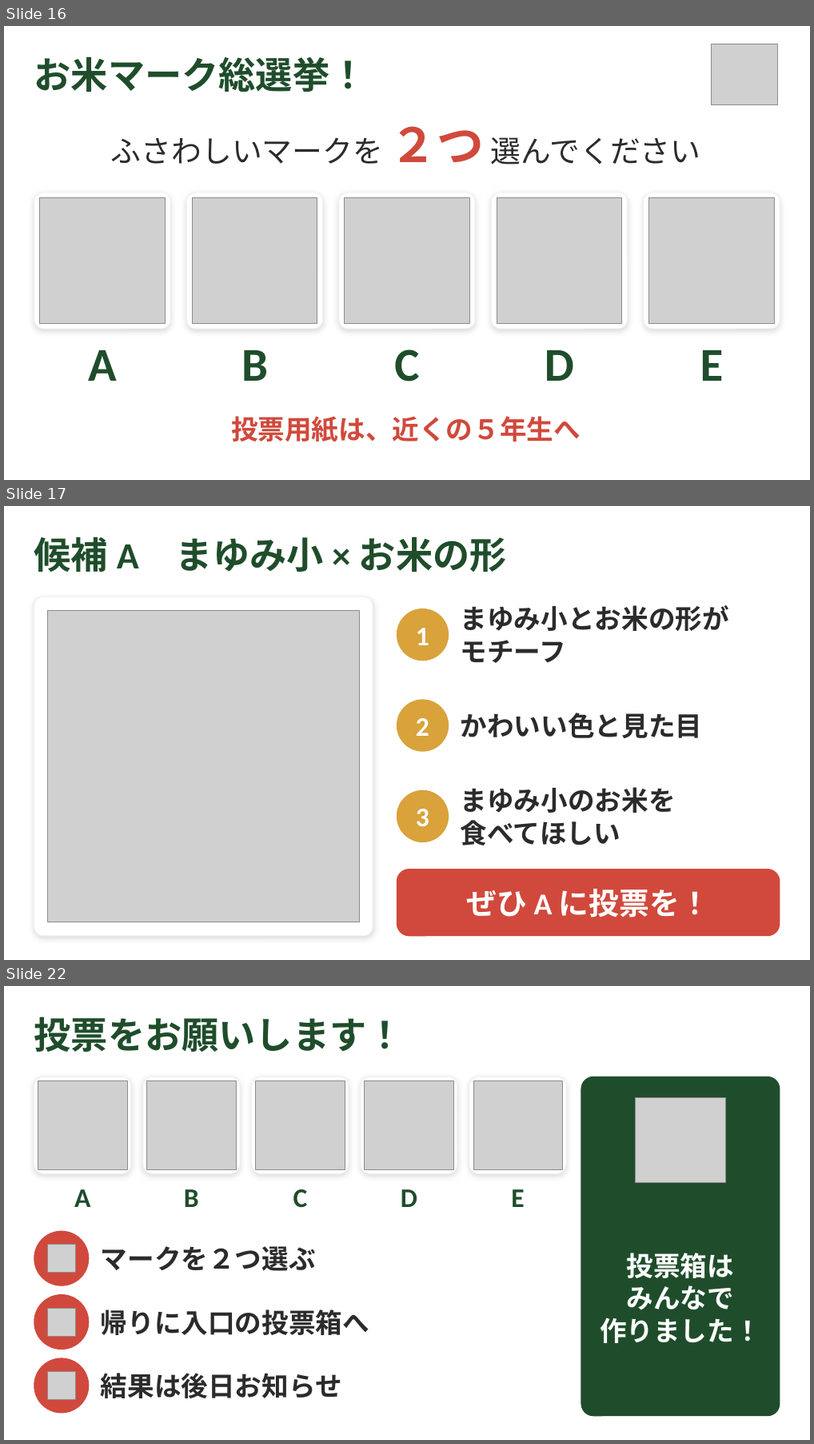
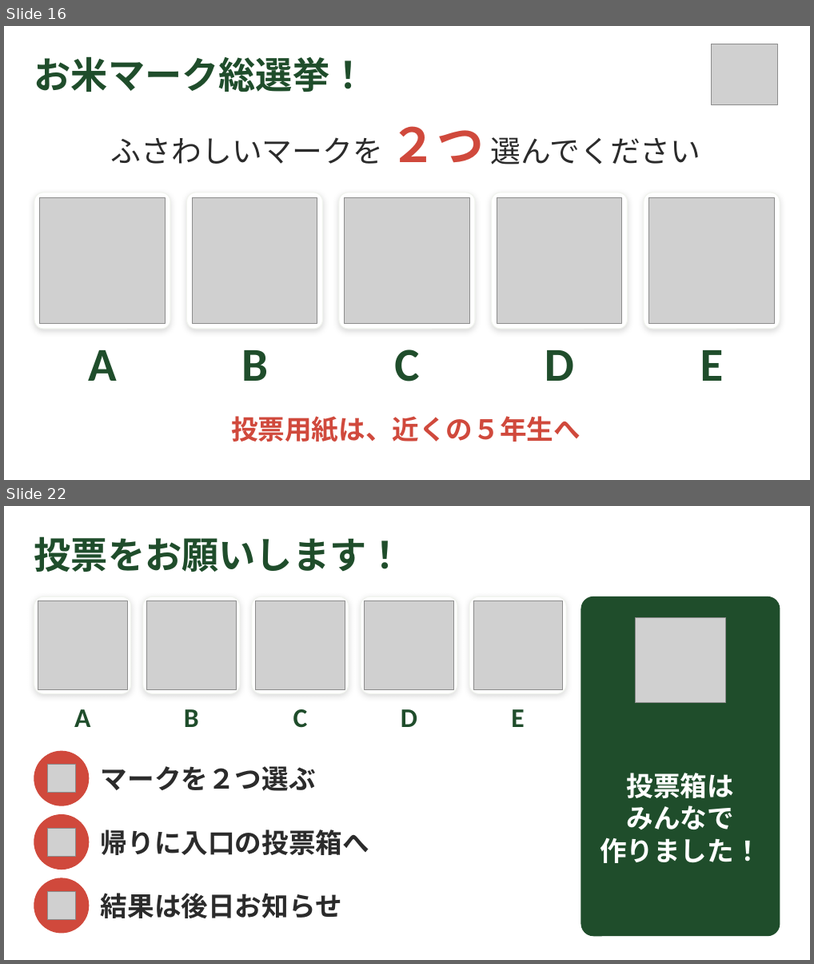
Before and after one commit to liberabitjp-hue/-, a slide deck: slides/お米アピール大作戦_発表スライド.pptx. Shown one above the other, each under a label of ours: slides 16, 17 and 22 before the commit, slides 16 and 22 after it; the slides between them are not shown. The pictures are 814x1444 and 814x964 pixels, drawn with LibreOffice and Linux fonts; fonts in the diff are those of the drawing; grey boxes stand for pictures. Boxes give left, top, right and bottom in pixels: in the first picture for what was removed or moved away, otherwise in the second. Text is boxed around its words. In the diff, an @@ line names an element or a change of style, - is before the commit and + after.

```diff
--- a/slides/お米アピール大作戦_発表スライド.pptx
+++ b/slides/お米アピール大作戦_発表スライド.pptx
@@ slide 17 removed at [4, 506, 810, 960], background #FFFFFF @@
@@ title removed at [34, 536, 507, 572] @@
-候補 A まゆみ小 × お米の形
@@ rounded rectangle removed at [34, 596, 373, 936] @@
@@ picture removed at [47, 610, 359, 922] @@
@@ ellipse removed at [398, 609, 449, 660] @@
@@ text removed at [461, 605, 730, 663] @@
-まゆみ小とお米の形が
-モチーフ
@@ text removed at [416, 628, 430, 645] @@
-1
@@ ellipse removed at [398, 700, 449, 751] @@
@@ text removed at [416, 718, 430, 736] @@
-2
@@ text removed at [461, 712, 702, 738] @@
-かわいい色と見た目
@@ ellipse removed at [398, 790, 449, 842] @@
@@ text removed at [461, 787, 676, 845] @@
-まゆみ小のお米を
-食べてほしい
@@ text removed at [416, 808, 430, 827] @@
-3
@@ rounded rectangle removed at [398, 869, 780, 936] @@
@@ text removed at [466, 888, 710, 917] @@
-ぜひ A に投票を！
```
Also in this commit, not shown: 5 slides added, 4 other slides removed.
